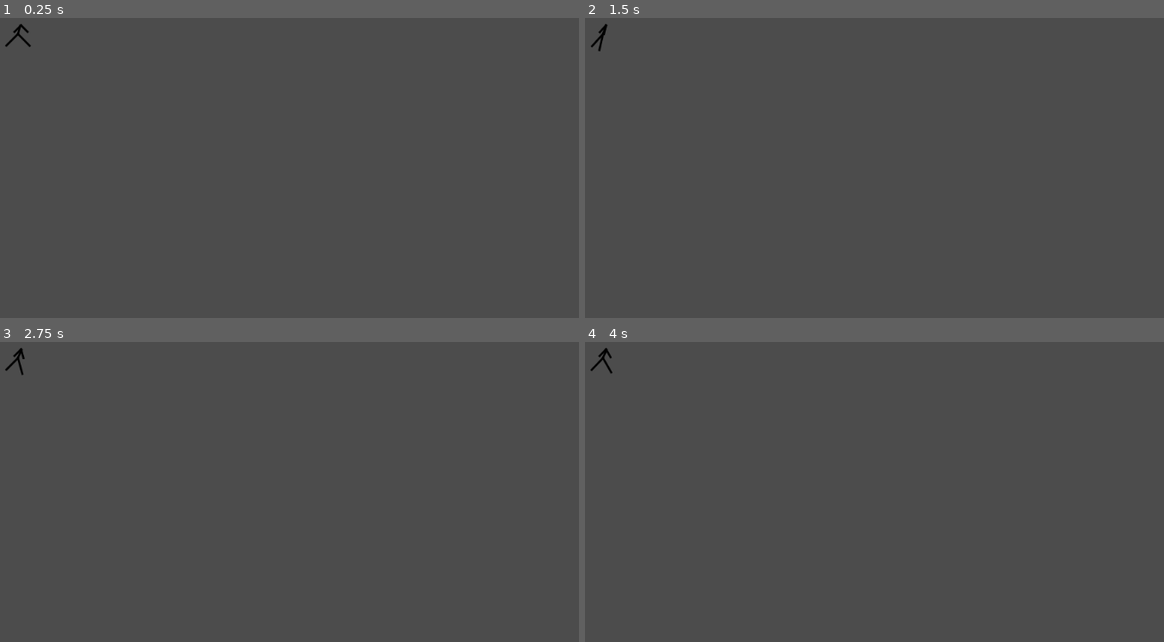
Above: before the commit, frames 1-4 (two rows, left to right).
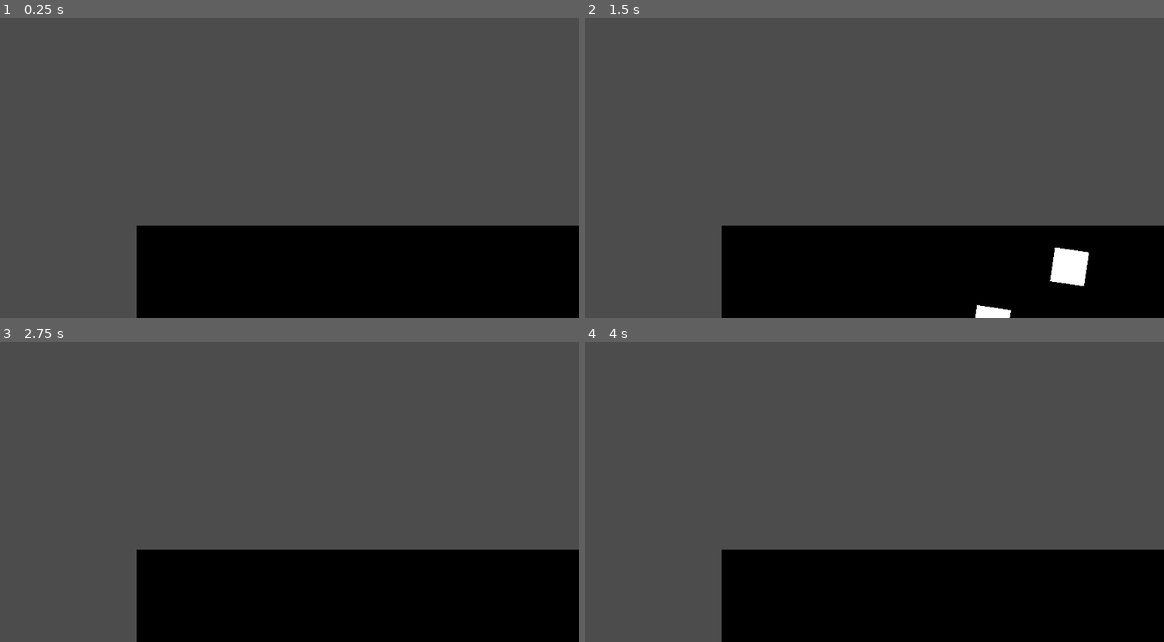
Above: after the commit, the same moments.

Repository: rafaelcarvsantos/shaders
Game: Godot game, scene res://Sprite.tscn
The game is run twice, just before and just after one commit, with the same random seed, the same clock (stepped at 60 frames per second) and the same inputs. The engine's default icon, where the game draws it, is replaced by a stand-in: a white triangle on a blue panel in a dark square.
Inputs:
- Up to frame 1 (0.25 s): no input
- Up to frame 2 (1.5 s): no input
- Up to frame 3 (2.75 s): tap Enter at 2 s
- Up to frame 4 (4 s): tap Space at 3.5 s

The runs differ from the first frame. In frame 1, 24% of the frame differs, in the area x 0-100%, y 2-100%; in frame 2, 24%; in frame 3, 24%; in frame 4, 24%.

Commit message:
Animação bacana com rotate e vários quadrados

Diff:
--- a/Sprite.tscn
+++ b/Sprite.tscn
@@ -1,26 +1,34 @@
-[gd_scene load_steps=5 format=2]
+[gd_scene load_steps=8 format=2]
 
 [ext_resource path="res://New Piskel-1.png.png" type="Texture" id=1]
 [ext_resource path="res://Leg.gd" type="Script" id=2]
 [ext_resource path="res://Leg2.gd" type="Script" id=3]
 [ext_resource path="res://Torso.gd" type="Script" id=4]
+[ext_resource path="res://rotacao.shader" type="Shader" id=5]
+[ext_resource path="res://icon.png" type="Texture" id=6]
+
+[sub_resource type="ShaderMaterial" id=1]
+shader = ExtResource( 5 )
 
 [node name="Node2D" type="Node2D"]
 position = Vector2( 188.622, 190.337 )
 
 [node name="Sprite" type="Sprite" parent="."]
+visible = false
 position = Vector2( -0.411377, -15.1071 )
 texture = ExtResource( 1 )
 offset = Vector2( 0.411377, 15.1071 )
 script = ExtResource( 2 )
 
 [node name="Sprite2" type="Sprite" parent="."]
+visible = false
 position = Vector2( -0.411377, -15.1071 )
 texture = ExtResource( 1 )
 offset = Vector2( 0.411377, 15.1071 )
 script = ExtResource( 3 )
 
 [node name="Sprite3" type="Sprite" parent="."]
+visible = false
 position = Vector2( -0.0558472, -16.7155 )
 scale = Vector2( 1, 0.5 )
 texture = ExtResource( 1 )
@@ -28,6 +36,7 @@
 script = ExtResource( 4 )
 
 [node name="Sprite4" type="Sprite" parent="."]
+visible = false
 position = Vector2( 3.96355, -28.1955 )
 scale = Vector2( 1, 0.6 )
 texture = ExtResource( 1 )
@@ -36,9 +45,18 @@
 script = ExtResource( 2 )
 
 [node name="Sprite5" type="Sprite" parent="."]
+visible = false
 position = Vector2( 3.96355, -28.1955 )
 scale = Vector2( 1, 0.6 )
 texture = ExtResource( 1 )
 normal_map = ExtResource( 1 )
 offset = Vector2( 0.542648, 14.4477 )
 script = ExtResource( 3 )
+
+[node name="Node2D" type="Node2D" parent="."]
+
+[node name="Sprite" type="Sprite" parent="Node2D"]
+material = SubResource( 1 )
+position = Vector2( 688.384, 783.776 )
+scale = Vector2( 16, 16 )
+texture = ExtResource( 6 )
--- a/rotacao.shader
+++ b/rotacao.shader
@@ -19,11 +19,21 @@
 
 
 void fragment() {
-	vec2 st = UV-vec2(0.5,0.5);
+	vec2 st = (UV-vec2(0.2))*2.0-vec2(0.5,0.5);
 	st = rotate2d(st,sin(TIME*1.5)*9.0) * st;
 	st = st+vec2(0.5,0.5);
+
 	st.y=st.y+0.4*sin(TIME);
-	vec3 col = criaQuadrado(vec2(0.5,0.5),0.1,st);
+
+	vec3 col = criaQuadrado(vec2(0.5,0.5),0.05,st);
+	st = st - vec2(0.1,0.1);
+	st = rotate2d(st,sin(TIME))*st;
+
+
+	col = col + criaQuadrado(vec2(0.1,0.1),0.05,st);
+	col = col + criaQuadrado(vec2(0.6,0.6),0.05,st);
+	col = col + criaQuadrado(vec2(0.3,0.3),0.05,st);
+	col = col + criaQuadrado(vec2(0.5,0.1),0.05,st);
 	//col = col+ criaQuadrado(vec2(0.1,0.3),0.1,st);
 
 	COLOR = vec4(col,1.0);
